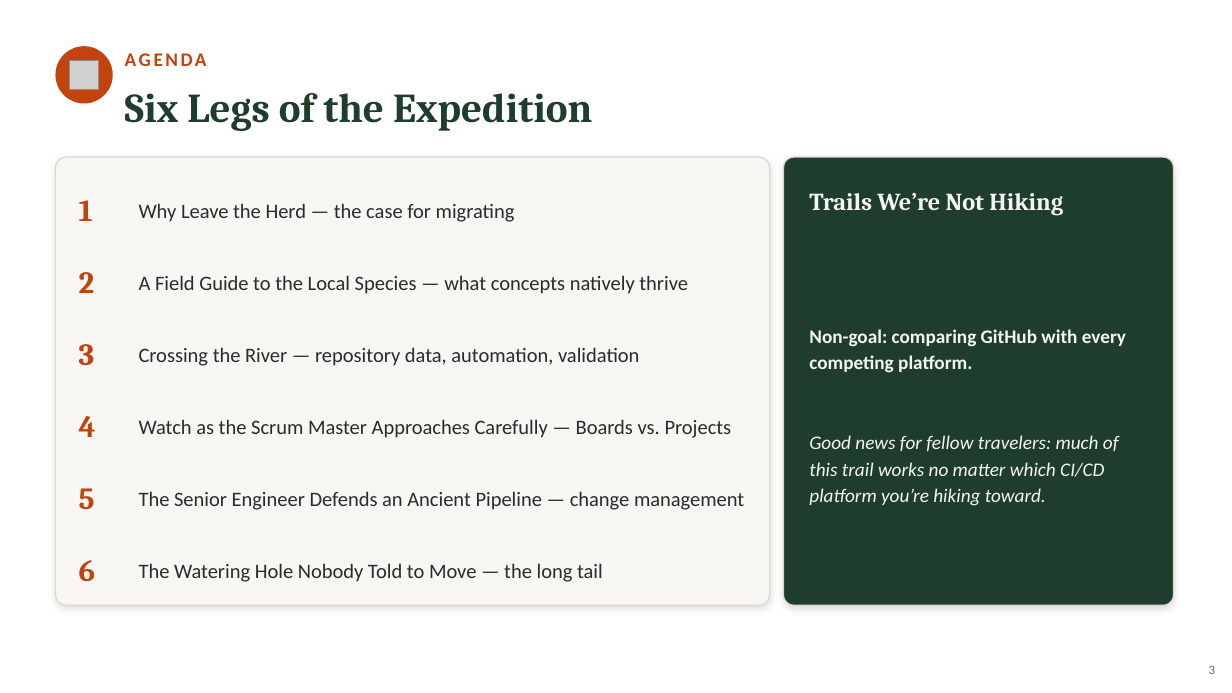
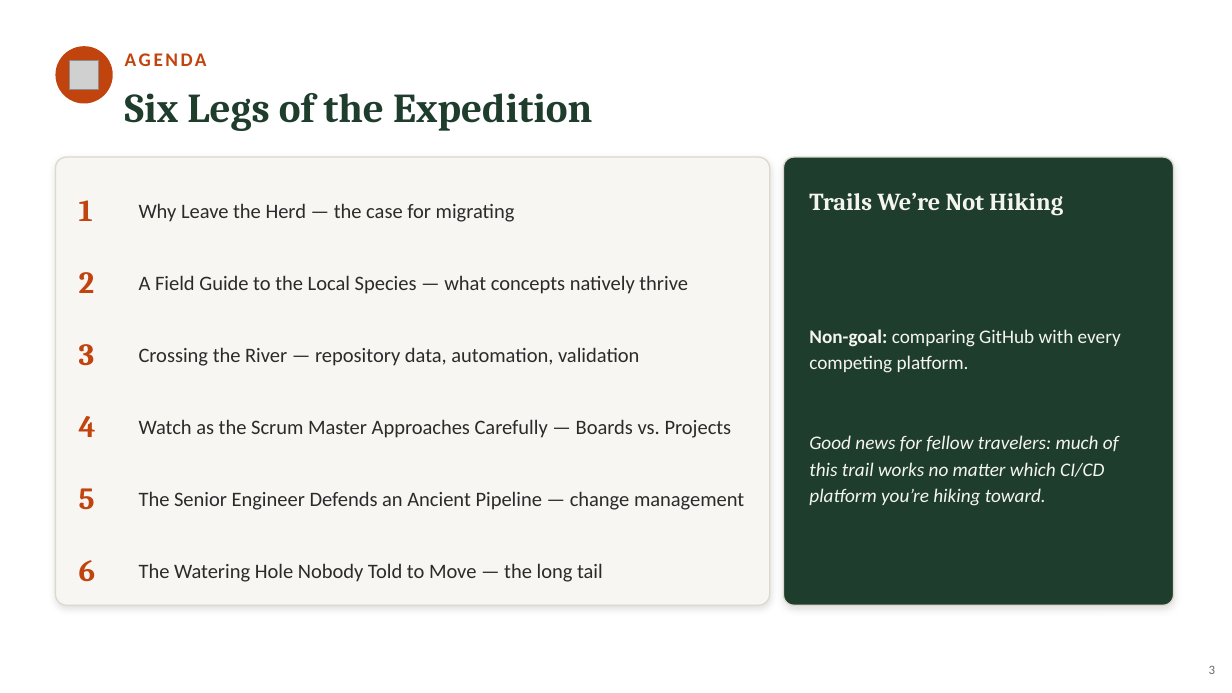
Before and after one commit to neumann1990/Azure_DevOps_To_GitHub, a slide deck: slide 3 of presentation/azure-devops-to-github-the-great-migration-FULL-DECK.pptx. Drawn at 1232x693 pixels with LibreOffice and Linux fonts; fonts in the diff are those of the drawing; grey boxes stand for pictures. Boxes give left, top, right and bottom in pixels: in the first picture for what was removed or moved away, otherwise in the second. Text is boxed around its words. In the diff, an @@ line names an element or a change of style, - is before the commit and + after.

```diff
--- a/presentation/azure-devops-to-github-the-great-migration-FULL-DECK.pptx
+++ b/presentation/azure-devops-to-github-the-great-migration-FULL-DECK.pptx
@@ text at (809,329,1121,373): bold off in "comparing GitHub with every competing platform." @@
```
Also in this commit, not shown: 10 other slides changed.
